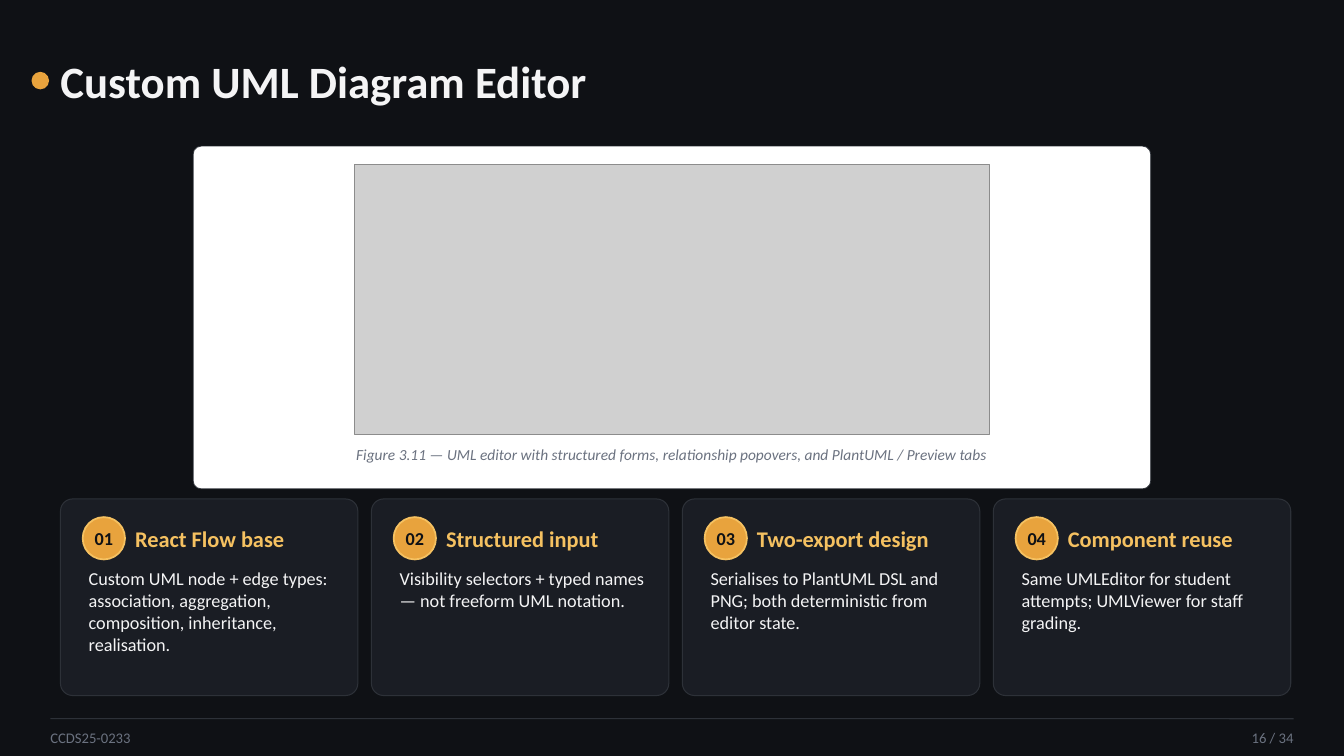
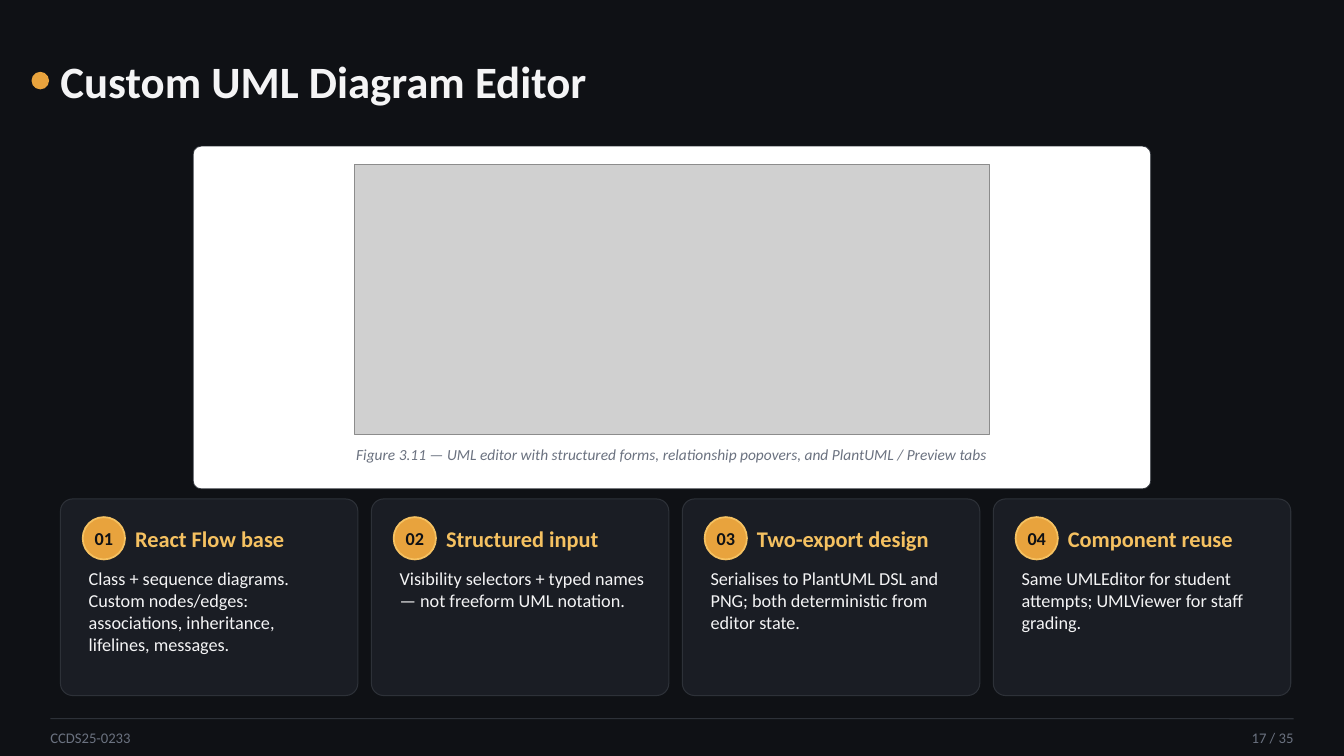
Before and after one commit to WangYuTengg/fyp, a slide deck: slide 17 of docs/fyp-presentation/CCDS25-0233_oral_presentation.pptx (slide 16 before the commit). Drawn at 1344x756 pixels with LibreOffice and Linux fonts; fonts in the diff are those of the drawing; grey boxes stand for pictures. Boxes give left, top, right and bottom in pixels: in the first picture for what was removed or moved away, otherwise in the second. Text is boxed around its words. In the diff, an @@ line names an element or a change of style, - is before the commit and + after.

```diff
--- a/docs/fyp-presentation/CCDS25-0233_oral_presentation.pptx
+++ b/docs/fyp-presentation/CCDS25-0233_oral_presentation.pptx
@@ text at box(89, 572, 289, 654): text changed @@
-Custom UML node + edge types: association, aggregation, composition, inheritance, realisation.
+Class + sequence diagrams. Custom nodes/edges: associations, inheritance, lifelines, messages.
@@ text at box(1252, 733, 1294, 743): text changed @@
-16 / 34
+17 / 35
```
Also in this commit, not shown: 32 other slides changed, 1 slide added, 2 other files.
